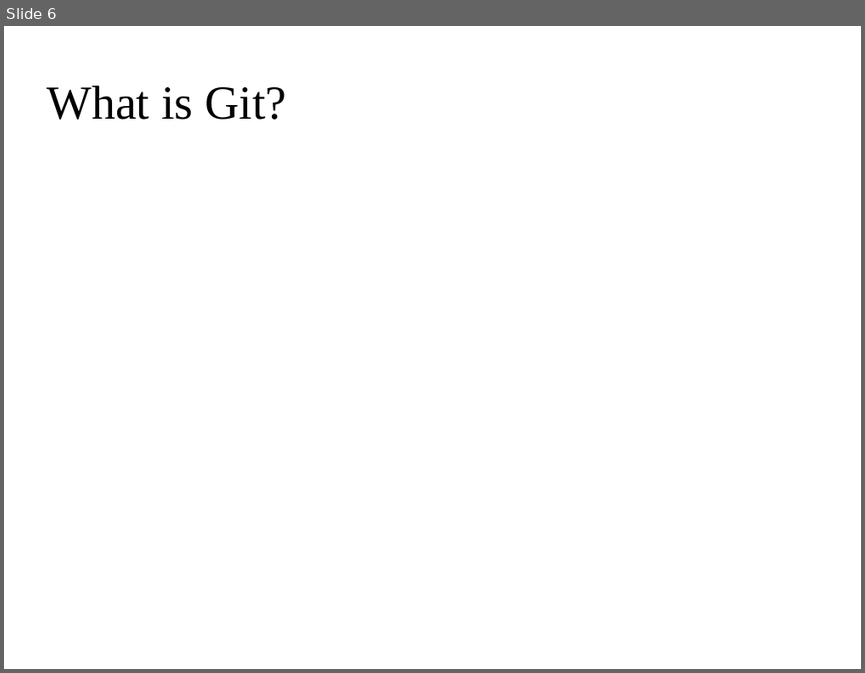
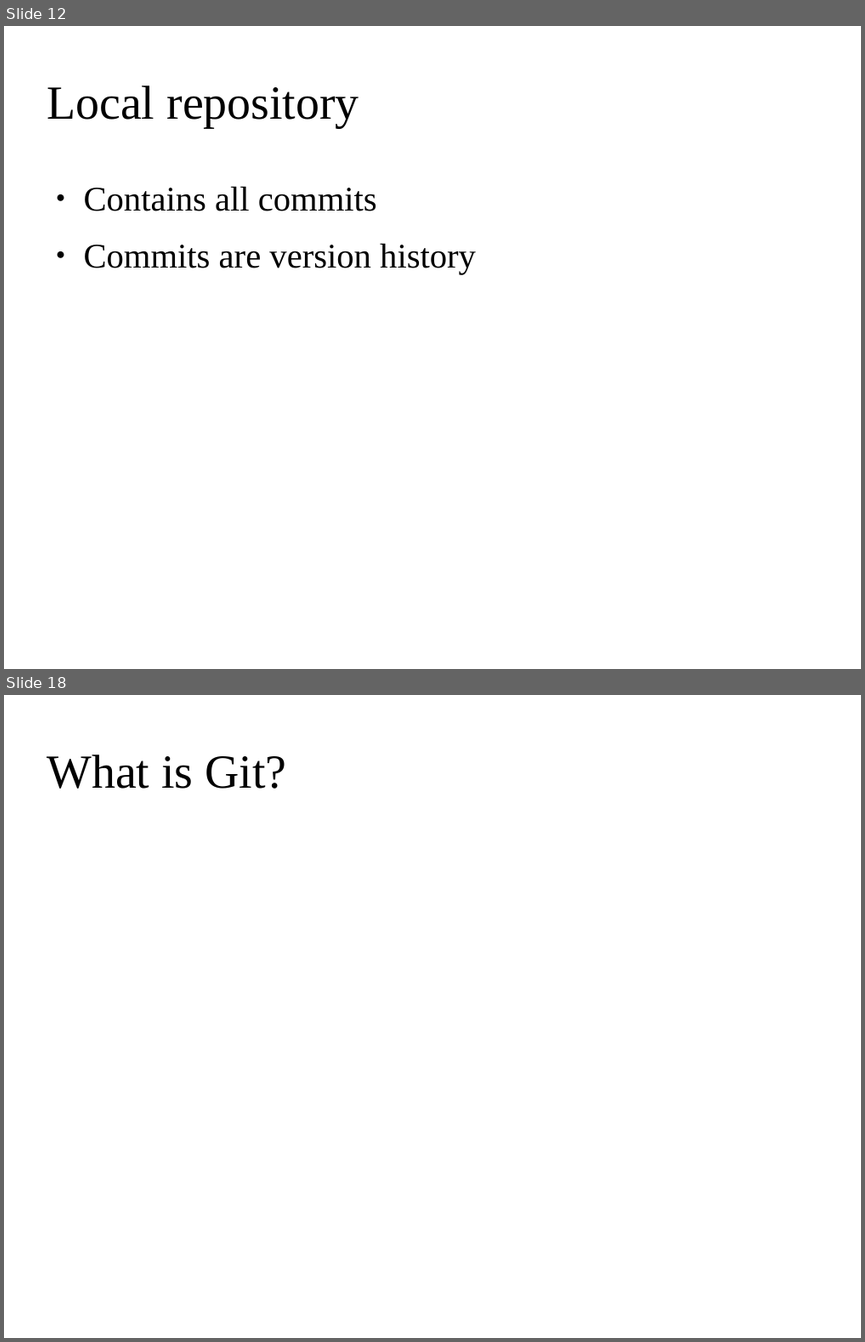
Before and after one commit to ehsansh84/git-tutorial, a slide deck: git.odp. Shown one above the other, each under a label of ours: slide 6 before the commit, slides 12 and 18 after it; the slides between them are not shown. The pictures are 865x673 and 865x1342 pixels, drawn with LibreOffice and Linux fonts; fonts in the diff are those of the drawing; background and template pictures are left out. Boxes give left, top, right and bottom in pixels: in the first picture for what was removed or moved away, otherwise in the second. Text is boxed around its words. In the diff, an @@ line names an element or a change of style, - is before the commit and + after.

```diff
--- a/git.odp
+++ b/git.odp
@@ slide 12 added at [4, 26, 861, 669], background picture (left out) @@
@@ title added at [46, 86, 358, 128], 44 pt, text #000000 @@
+Local repository
@@ text added at [84, 186, 476, 274], 32 pt, text #000000 @@
+● Contains all commits
+● Commits are version history
@@ what was slide 6 is now slide 18 @@
```
Also in this commit, not shown: 1 slide changed, 19 other slides added.
